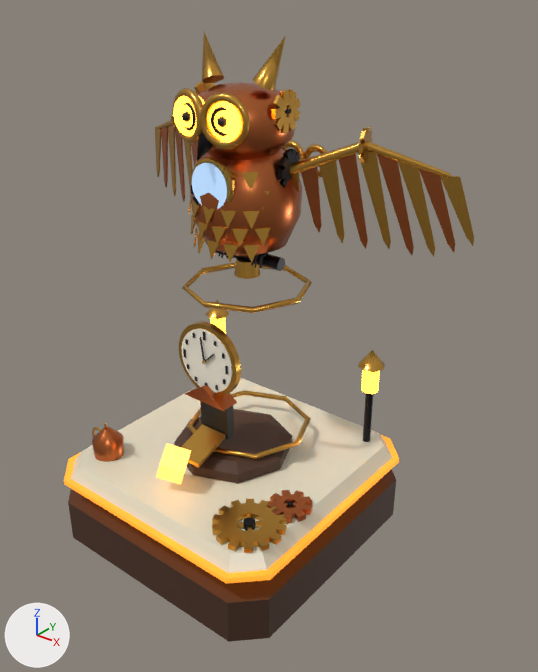
The FBX model mines20/owl/ClockworkOwlMine_Roblox.fbx as it was, and as the next commit left it.
Rendered twice from a camera (50 mm lens) standing at (17.0, -19.0, 19.9) and looking at (1.0, 1.1, 7.5). Every picture has the same lights, and +X, +Y and +Z are marked at lower left. The first picture is the older version.

The first picture shows 'AmberLens', 'AmberTrim', 'Brass', 'ClockFace', 'ClockMarble', 'Copper', 'DarkIron', 'GearOre', 'Glass', 'InkBlack', 'Walnut'.
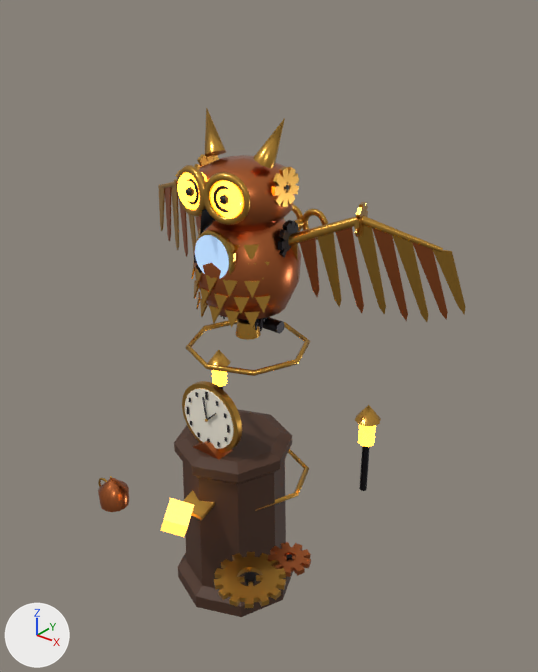
What changed in the scene script:
```text
Change me_base_slab_002:
    used by ob_walnut; location = (0.0, 0.0, 0.0)
    remove me_base_slab_002.from_pydata(...)  # 88 vertices, 160 faces; spans x -5.25..5.25, y -5.25..5.25, z -4.14..3.16
    add me_base_slab_002.from_pydata(...)  # 72 vertices, 132 faces; spans x -2.6..2.6, y -2.6..2.6, z -4.14..3.16
    me_base_slab_002 part 1: the loose piece of 16 vertices spanning x -5.25..5.25, y -5.25..5.25, z -0.9..0.9 is deleted
Change ob_gearore:
    ob_gearore.location: (0.0, -3.35, 3.6) -> (0.0, -3.35, 1.1)
Change ob_clockface:
    ob_clockface.location: (0.0, -1.4, 7.1) -> (0.0, -1.4, 4.6)
Change ob_glass:
    ob_glass.location: (0.0, -0.92, 13.5) -> (0.0, -0.92, 11.0)
Change ob_inkblack:
    ob_inkblack.location: (1.05, -1.46, 7.1) -> (1.05, -1.46, 4.6)
Change ob_copper:
    ob_copper.location: (0.0, -1.25, 5.78) -> (0.0, -1.25, 3.27)
Remove ob_ambertrim:
    ob_ambertrim = bpy.data.objects.new('AmberTrim', me_base_trim_002)
    ob_ambertrim.location = (0.0, 0.0, 1.9)
Change ob_amberlens:
    ob_amberlens.location: (0.78, -0.81, 15.72) -> (0.78, -0.81, 13.22)
Change ob_brass:
    ob_brass.location: (0.0, 1.0, 3.25) -> (0.0, 1.0, 0.75)
Change ob_darkiron:
    ob_darkiron.location: (0.0, 1.0, 10.55) -> (0.0, 1.0, 8.05)
Remove ob_clockmarble:
    ob_clockmarble = bpy.data.objects.new('ClockMarble', me_base_top_002)
    ob_clockmarble.location = (0.0, 0.0, 2.25)
```

Boxes (x1, y1, x2, y2) around the edits, measured in the pictures (538 x 672 px):
'Brass', moved
    before: (92, 32, 474, 553)
    after: (98, 107, 465, 608)
'Walnut', reshaped (64% narrower, 11% shorter)
    before: (68, 409, 396, 642)
    after: (174, 409, 293, 617)
'Copper', moved
    before: (92, 83, 455, 523)
    after: (98, 155, 448, 577)
'ClockMarble', deleted (pale yellow)
    before: (71, 377, 393, 573)
'ClockFace', moved
    before: (182, 329, 232, 393)
    after: (185, 388, 234, 449)
'AmberTrim', deleted
    before: (64, 435, 399, 583)
'DarkIron', moved
    before: (183, 102, 373, 531)
    after: (187, 179, 370, 585)
'AmberLens', moved
    before: (173, 96, 380, 394)
    after: (177, 172, 376, 447)
'Glass', moved
    before: (192, 163, 227, 209)
    after: (195, 235, 229, 279)
'GearOre', moved
    before: (156, 443, 191, 485)
    after: (160, 498, 194, 537)
'InkBlack', moved
    before: (182, 111, 234, 439)
    after: (186, 187, 230, 447)
part 1 of me_base_slab_002, deleted (brown)
    before: (68, 469, 396, 642)
